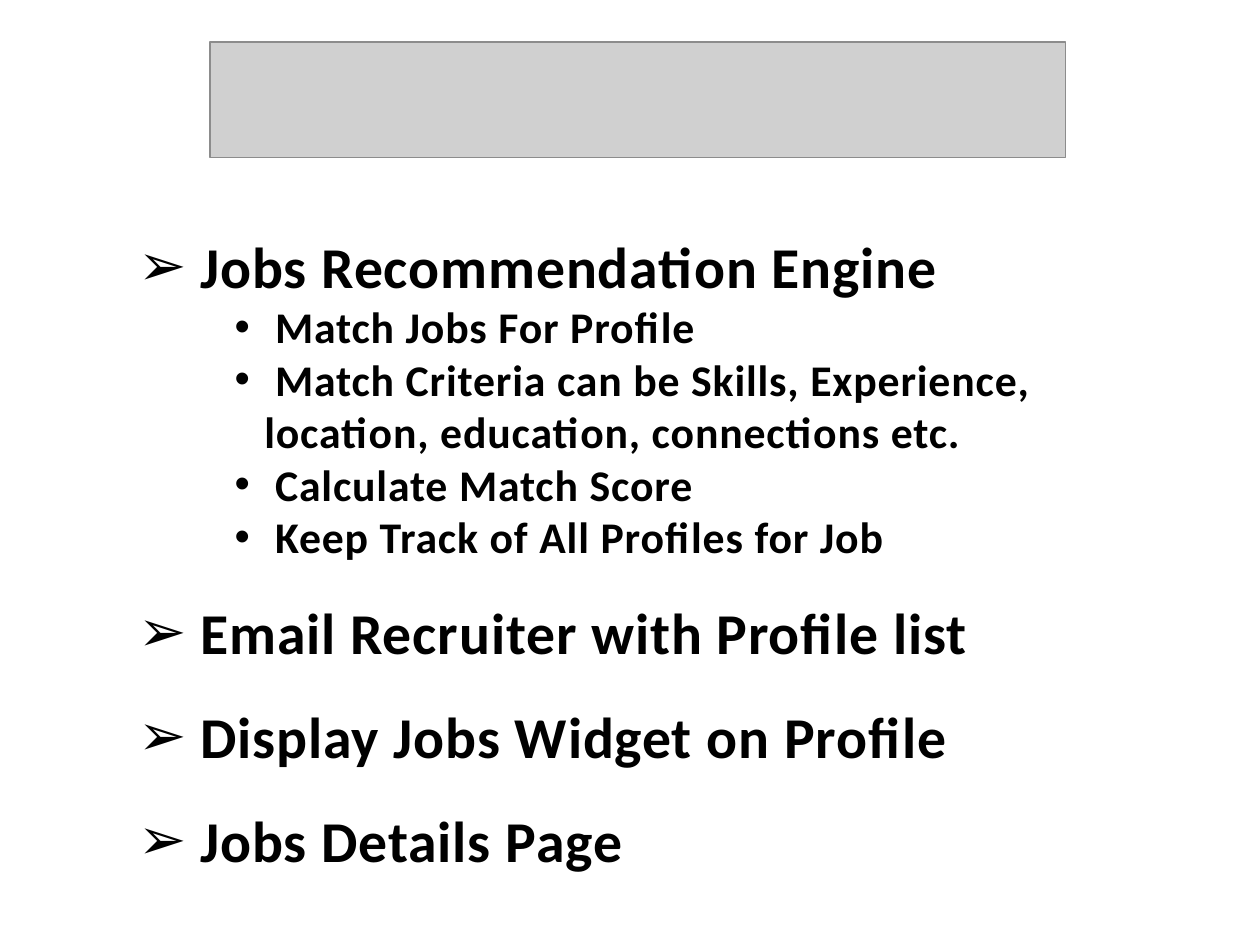
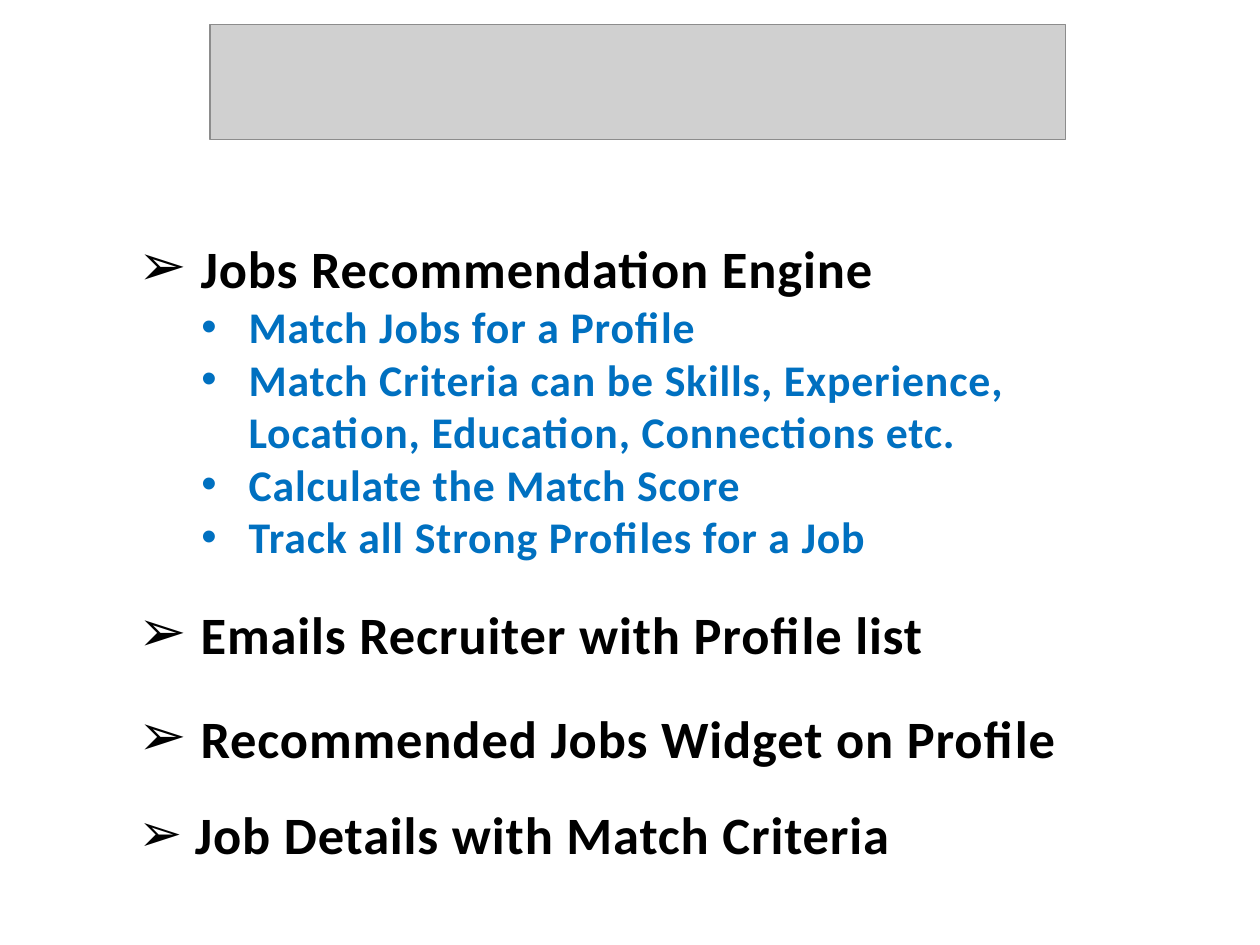
Before and after one commit to sampada712/hackathon, a slide deck: slide 1 of jobreco/docs/presentation.pptx. Drawn at 1260x945 pixels with LibreOffice and Linux fonts; fonts in the diff are those of the drawing; grey boxes stand for pictures. Boxes give left, top, right and bottom in pixels: in the first picture for what was removed or moved away, otherwise in the second. Text is boxed around its words. In the diff, an @@ line names an element or a change of style, - is before the commit and + after.

Commit message:
presentation

```diff
--- a/jobreco/docs/presentation.pptx
+++ b/jobreco/docs/presentation.pptx
@@ picture: place and size @@
-picture at bbox=[210, 42, 1066, 158]
+picture at bbox=[210, 24, 1066, 140]
@@ text at bbox=[201, 251, 872, 297]: size 33 to 30 pt in "Jobs Recommendation Engine" @@
@@ text at bbox=[195, 312, 1055, 855]: text changed; text colour #000000 to #0070C0 @@
-    • Match Jobs For Profile
-    • Match Criteria can be Skills, Experience, location, education, connections etc.
-    • Calculate Match Score
-    • Keep Track of All Profiles for Job
-➢ Email Recruiter with Profile list
-➢ Display Jobs Widget on Profile
-➢ Jobs Details Page
+  • Match Jobs for a Profile
+  • Match Criteria can be Skills, Experience, Location, Education, Connections etc.
+  • Calculate the Match Score
+  • Track all Strong Profiles for a Job
+➢ Emails Recruiter with Profile list
+➢ Recommended Jobs Widget on Profile
+➢ Job Details with Match Criteria
```
Also in this commit, not shown: 1 slide added.
